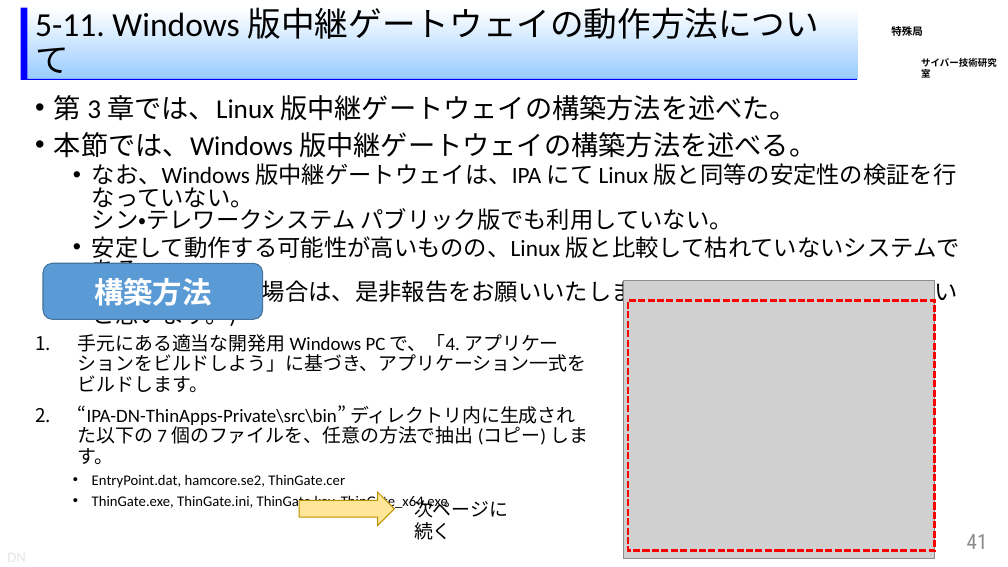
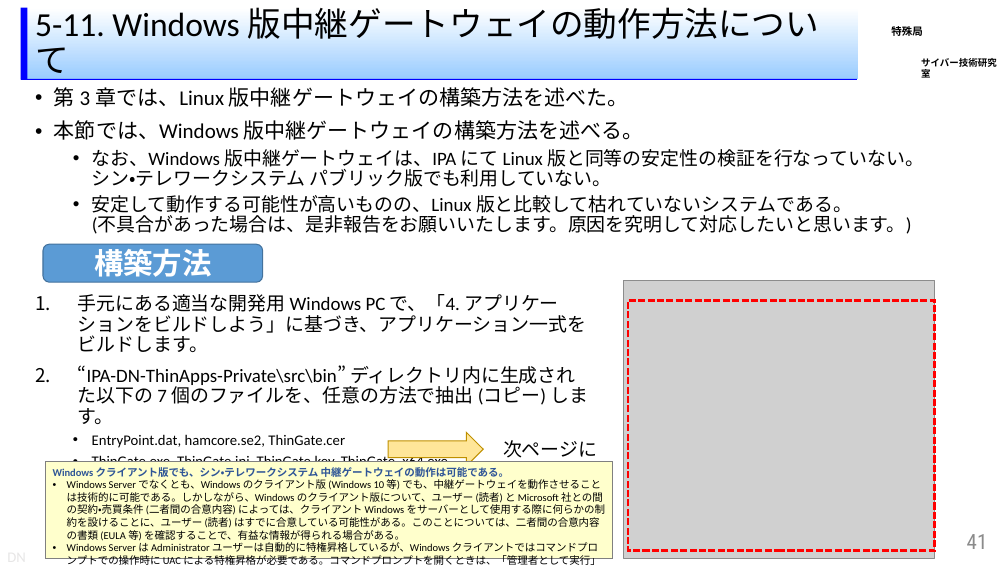
Before and after one commit to IPA-CyberLab/IPA-DN-Docs, a slide deck: slide 41 of Docs/ThinTeleworkSystem/ja/SystemManual/210916 beta8preview2/ThinTele 構築マニュアル (スタンドアロン版).pptx. Drawn at 1008x567 pixels with LibreOffice and Linux fonts; fonts in the diff are those of the drawing; grey boxes stand for pictures; background and template pictures are left out. Boxes give left, top, right and bottom in pixels: in the first picture for what was removed or moved away, otherwise in the second. Text is boxed around its words. In the diff, an @@ line names an element or a change of style, - is before the commit and + after.

Commit message:
途中さん

```diff
--- a/Docs/ThinTeleworkSystem/ja/SystemManual/210916 beta8preview2/ThinTele 構築マニュアル (スタンドアロン版).pptx
+++ b/Docs/ThinTeleworkSystem/ja/SystemManual/210916 beta8preview2/ThinTele 構築マニュアル (スタンドアロン版).pptx
@@ text "第 3 章では、Linux 版中継ゲートウェイの構築方法を述べた。": place and size @@
-text "第 3 章では、Linux 版中継ゲートウェイの構築方法を述べた。" at (54, 95, 960, 329)
+text "第 3 章では、Linux 版中継ゲートウェイの構築方法を述べた。" at (54, 87, 924, 234)
@@ text "第 3 章では、Linux 版中継ゲートウェイの構築方法を述べた。" at (54, 87, 924, 234): size 25.9 to 20 pt in "第 3 章では、Linux 版中継ゲートウェイの構築方法を述べた。", "本節では、Windows 版中継ゲートウェイの構築方法を述べる。"; size 22.2 to 18 pt in "なお、Windows 版中継ゲートウェイは、IPA にて Linux 版と同等の安定性の検証を行なっていない。 シン・テ ...", "安定して動作する可能性が高いものの、Linux 版と比較して枯れていないシステムである。 (不具合があった場合は、是非報 ..."; line spacing 0.8 to 0.9 @@
@@ rounded rectangle "構築方法": place and size @@
-rounded rectangle "構築方法" at (43, 263, 263, 319)
+rounded rectangle "構築方法" at (43, 244, 263, 282)
@@ text "手元にある適当な開発用 Windows PC で、「4. アプリケーションをビルドしよう」に基づき、アプリケーション一式 ..." rewrapped from (78, 334, 588, 510) to (78, 294, 588, 448) @@
@@ right arrow: place and size @@
-right arrow at (299, 492, 395, 526)
+right arrow at (388, 433, 483, 466)
@@ text "次ページに続く": place and size @@
-text "次ページに続く" at (414, 496, 508, 540)
+text "次ページに続く" at (503, 440, 597, 484)
@@ rectangle added at (45, 462, 613, 559), fill #FFFFCC, outline #808080 0.75 pt, 10 pt, text #000000 @@
+Windows クライアント版でも、シン・テレワークシステム 中継ゲートウェイの動作は可能である。
+• Windows Server でなくとも、Windows のクライアント版 (Windows 10 等) でも、中継ゲートウェイを動作させることは技術的に可能である。しかしながら、Windows のクライアント版について、ユーザー (読者) と Microsoft 社との間の契約・売買条件 (二者間の合意内容) によっては、クライアント Windows をサーバーとして使用する際に何らかの制約を設けることに、ユーザー (読者) はすでに合意している可能性がある。このことについては、二者間の合意内容の書類 (EULA 等) を確認することで、有益な情報が得られる場合がある。
+• Windows Server は Administrator ユーザーは自動的に特権昇格しているが、Windows クライアントではコマンドプロンプトでの操作時に UAC による特権昇格が必要である。コマンドプロンプトを開くときは、「管理者として実行」を選択すること。
```
